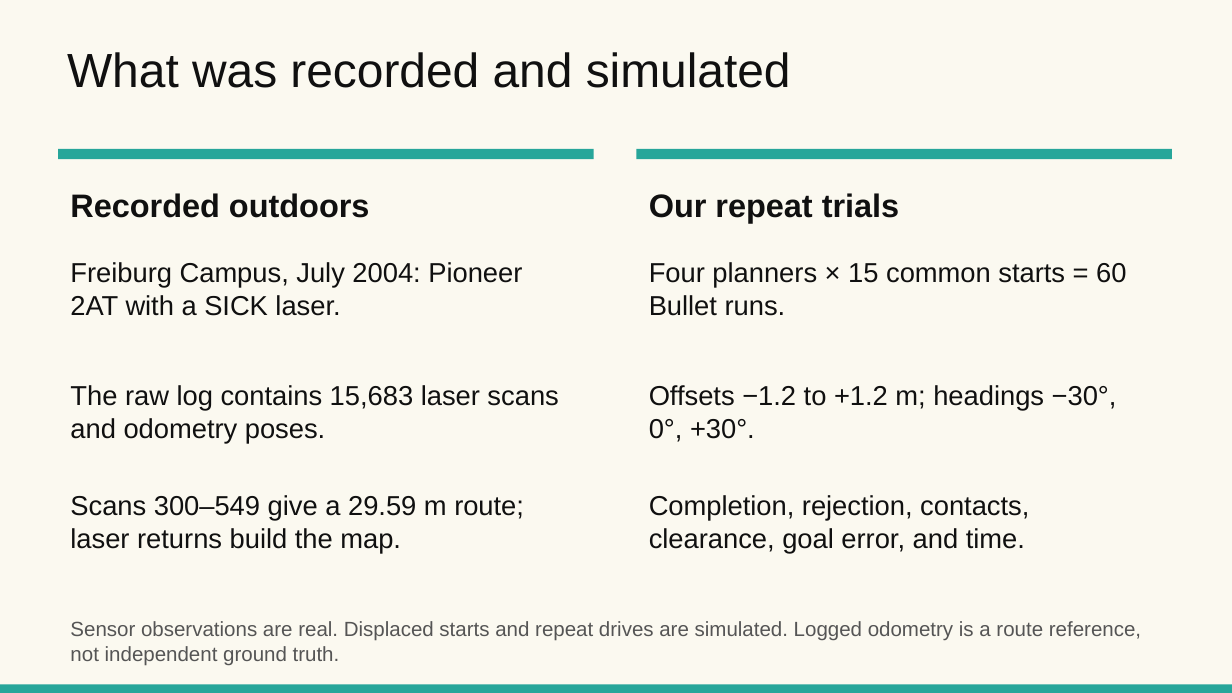
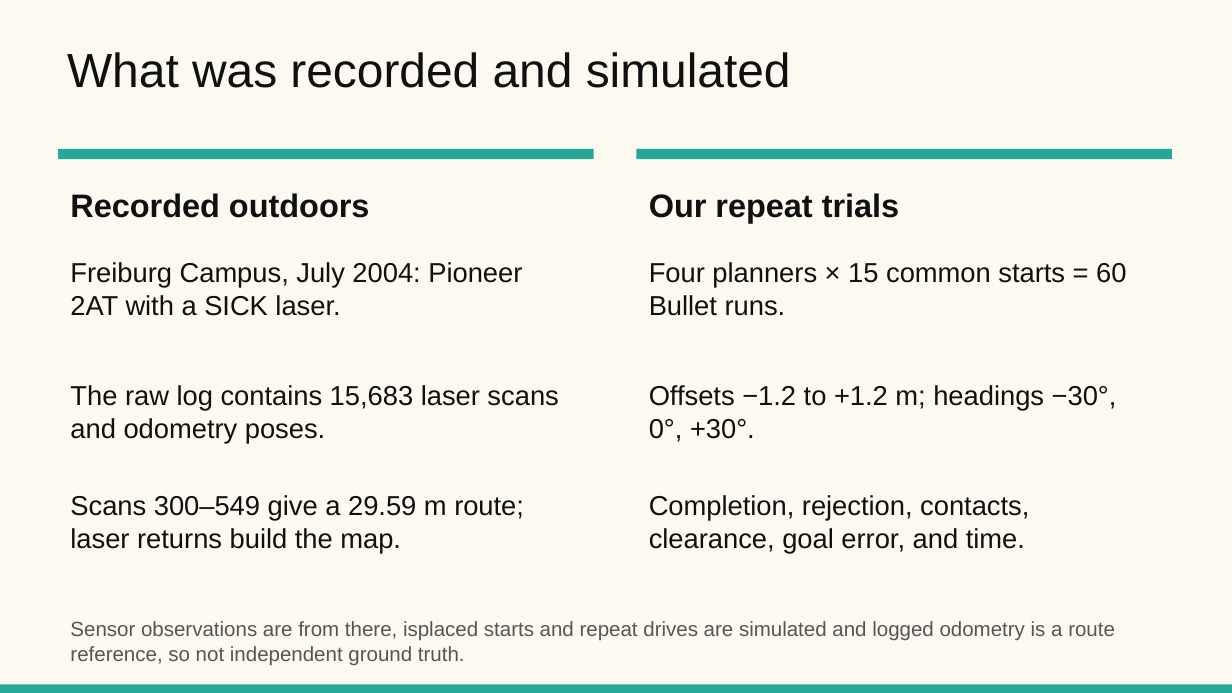
Before and after one commit to ayushkaulgud/teach-repeat-rover-navigation, a slide deck: slide 3 of docs/Teach_and_Repeat_Project_Update_Oct_7_2026.pptx. Drawn at 1232x693 pixels with LibreOffice and Linux fonts; fonts in the diff are those of the drawing. Boxes give left, top, right and bottom in pixels: in the first picture for what was removed or moved away, otherwise in the second. Text is boxed around its words. In the diff, an @@ line names an element or a change of style, - is before the commit and + after.

```diff
--- a/docs/Teach_and_Repeat_Project_Update_Oct_7_2026.pptx
+++ b/docs/Teach_and_Repeat_Project_Update_Oct_7_2026.pptx
@@ text at [70, 621, 1115, 666]: text changed @@
-Sensor observations are real. Displaced starts and repeat drives are simulated. Logged odometry is a route reference, not independent ground truth.
+Sensor observations are from there, isplaced starts and repeat drives are simulated and logged odometry is a route reference, so not independent ground truth.
```
Also in this commit, not shown: 6 other slides changed, 3 other files.
